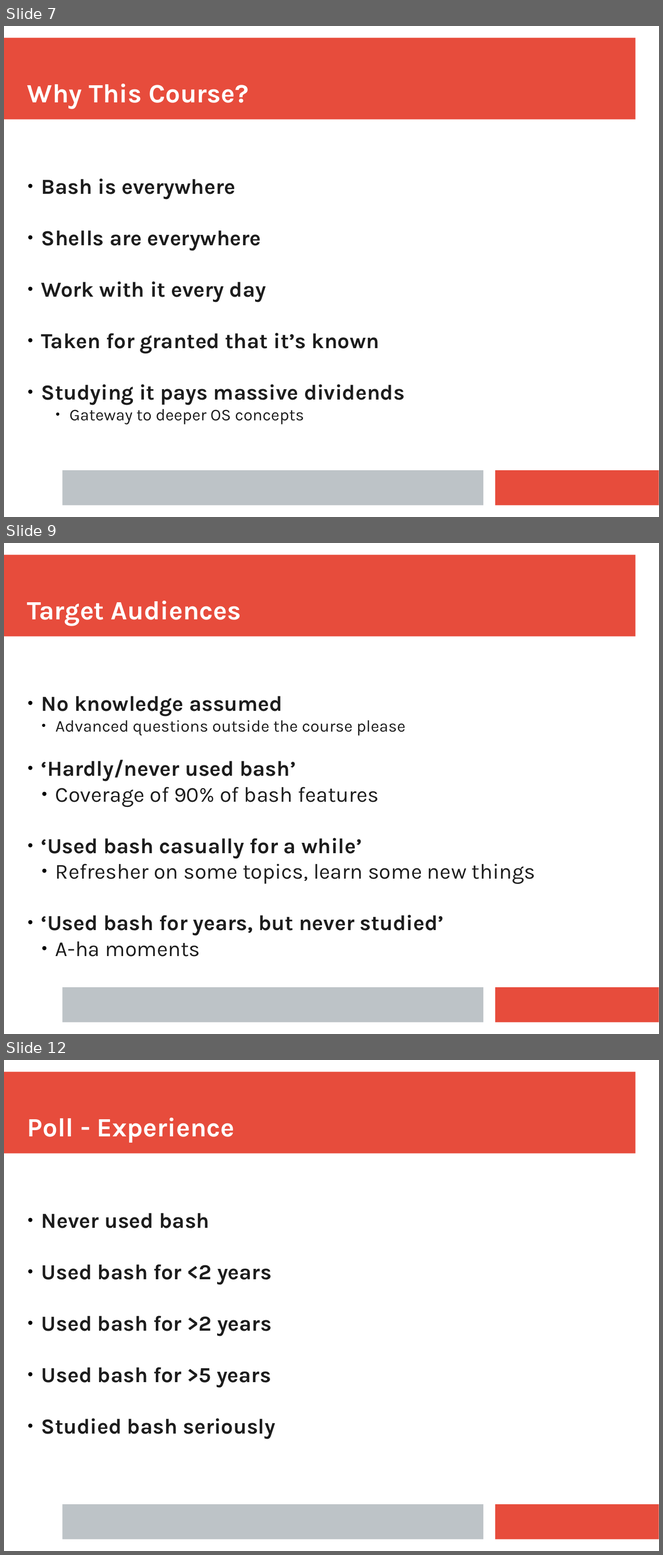
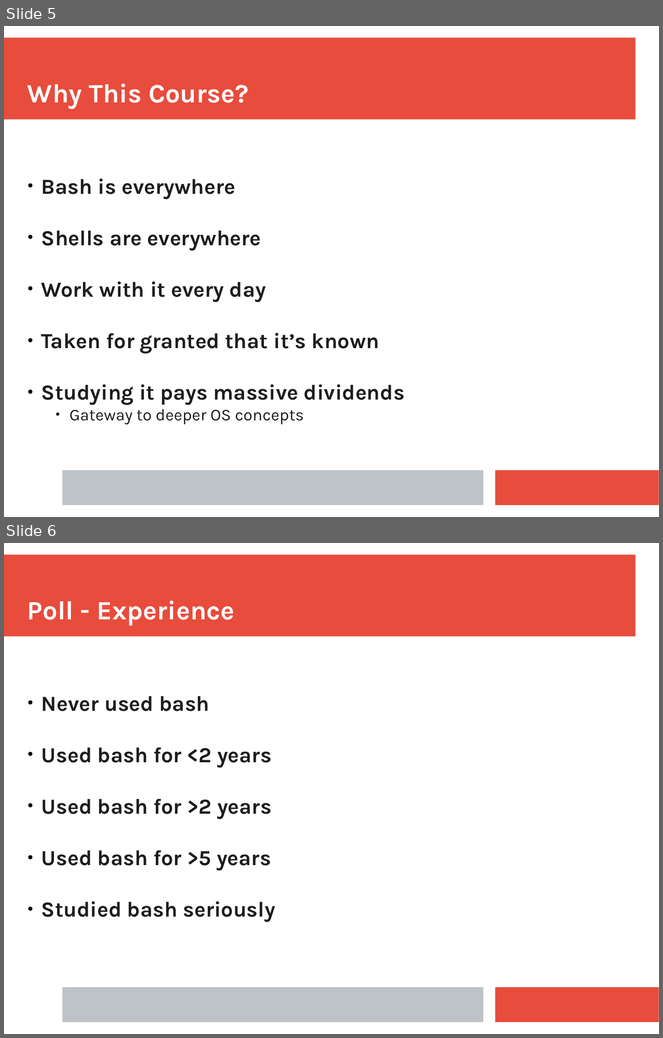
Before and after one commit to ianmiell/bash-next-steps, a slide deck: slides/bash_next_steps.pptx. Shown one above the other, each under a label of ours: slides 7, 9 and 12 before the commit, slides 5 and 6 after it; the slides between them are not shown. The pictures are 663x1555 and 663x1038 pixels, drawn with LibreOffice and Linux fonts; fonts in the diff are those of the drawing. Boxes give left, top, right and bottom in pixels: in the first picture for what was removed or moved away, otherwise in the second. Text is boxed around its words. In the diff, an @@ line names an element or a change of style, - is before the commit and + after.

```diff
--- a/slides/bash_next_steps.pptx
+++ b/slides/bash_next_steps.pptx
@@ slide 9 removed at bbox=[4, 543, 659, 1034], background #FFFFFF; not listed: 3 template elements that a slide beside it also shows @@
@@ text removed at bbox=[27, 601, 242, 626] @@
-Target Audiences
@@ text removed at bbox=[41, 696, 536, 957] @@
-● No knowledge assumed
-  ● Advanced questions outside the course please
-● ‘Hardly/never used bash’
-  ● Coverage of 90% of bash features
-● ‘Used bash casually for a while’
-  ● Refresher on some topics, learn some new things
-● ‘Used bash for years, but never studied’
-  ● A-ha moments
@@ what was slide 7 is now slide 5 @@
@@ what was slide 12 is now slide 6 @@
```
Also in this commit, not shown: 2 slides changed, 5 other slides removed, 1 other file.
